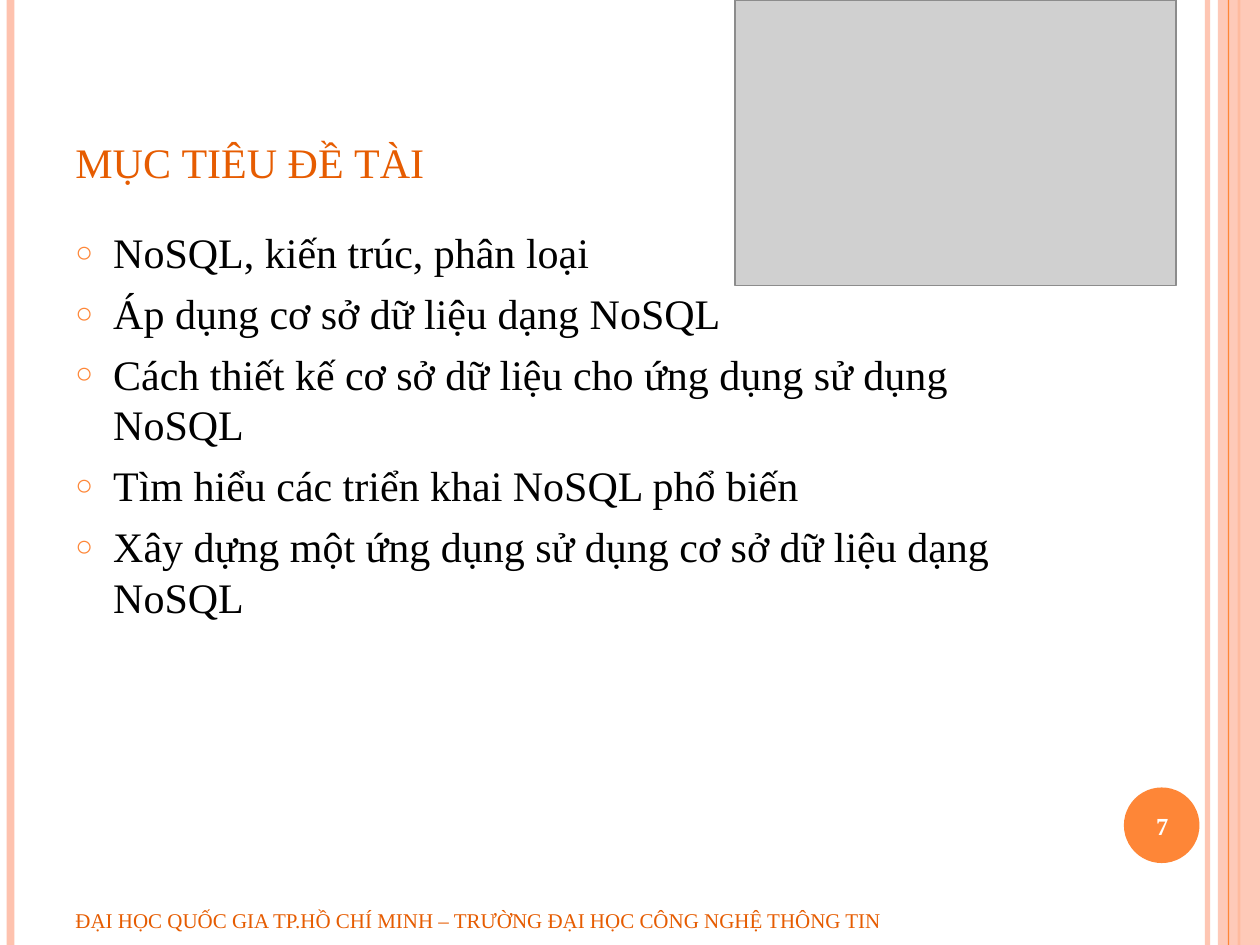
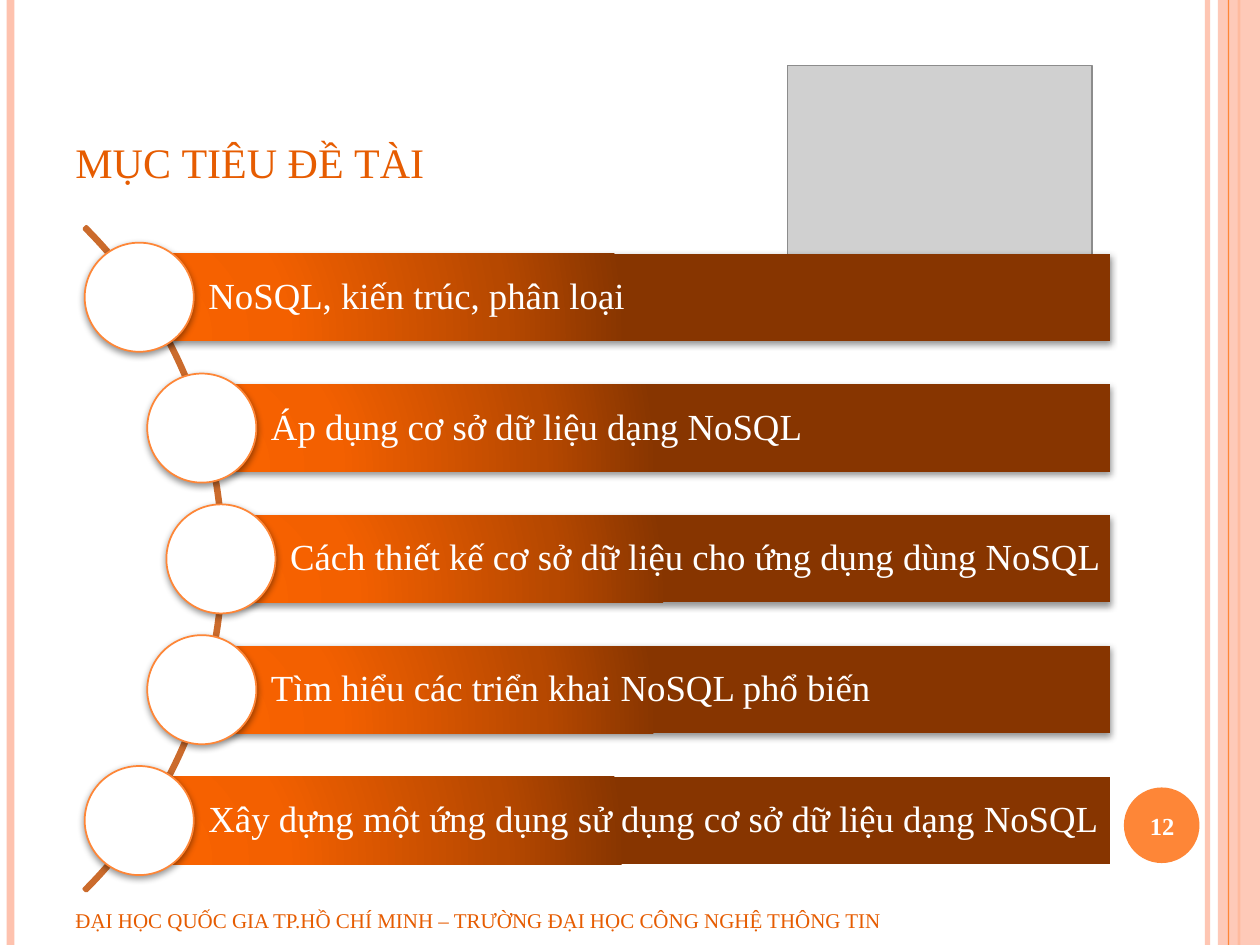
Before and after one commit to geovip/nosqlravendbuit, a slide deck: slide 12 of Document/slide bao cao.pptx (slide 7 before the commit). Drawn at 1260x945 pixels with LibreOffice and Linux fonts; fonts in the diff are those of the drawing; grey boxes stand for pictures; background and template pictures are left out. Boxes give left, top, right and bottom in pixels: in the first picture for what was removed or moved away, otherwise in the second. Text is boxed around its words. In the diff, an @@ line names an element or a change of style, - is before the commit and + after.

```diff
--- a/Document/slide bao cao.pptx
+++ b/Document/slide bao cao.pptx
@@ picture: place and size @@
-picture at bbox=[735, 0, 1176, 286]
+picture at bbox=[788, 66, 1092, 262]
@@ text removed at bbox=[113, 237, 989, 620] @@
-○ NoSQL, kiến trúc, phân loại
-○ Áp dụng cơ sở dữ liệu dạng NoSQL
-○ Cách thiết kế cơ sở dữ liệu cho ứng dụng sử dụng NoSQL
-○ Tìm hiểu các triển khai NoSQL phổ biến
-○ Xây dựng một ứng dụng sử dụng cơ sở dữ liệu dạng NoSQL
@@ group added at bbox=[0, 89, 1110, 945]: 5 rectangles, 5 texts, 5 ellipses, 1 arch (boxed as its full ring) @@
+NoSQL, kiến trúc, phân loại
+Áp dụng cơ sở dữ liệu dạng NoSQL
+Cách thiết kế cơ sở dữ liệu cho ứng dụng dùng NoSQL
+Tìm hiểu các triển khai NoSQL phổ biến
+Xây dựng một ứng dụng sử dụng cơ sở dữ liệu dạng NoSQL
@@ page number at bbox=[1150, 819, 1175, 835]: text changed @@
-7
+12
```
Also in this commit, not shown: 10 other slides changed, 4 slides removed, 1 other file.
